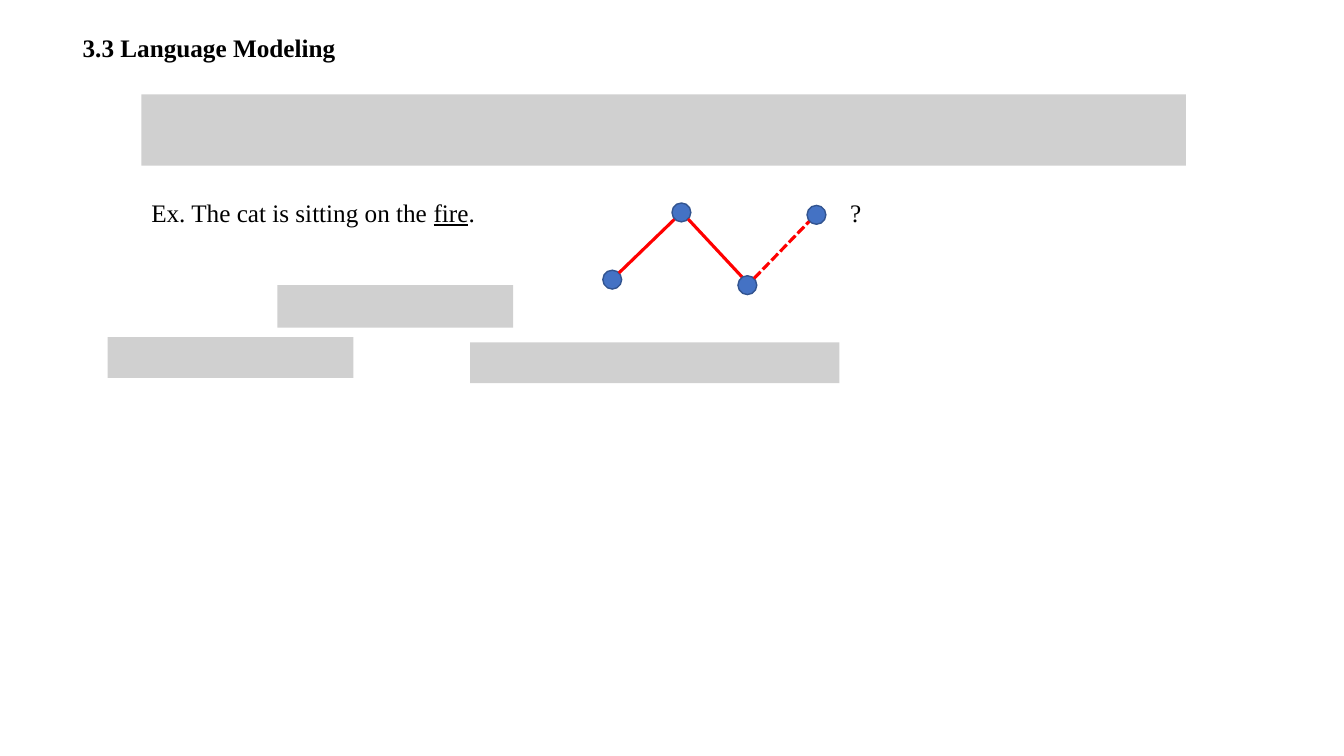
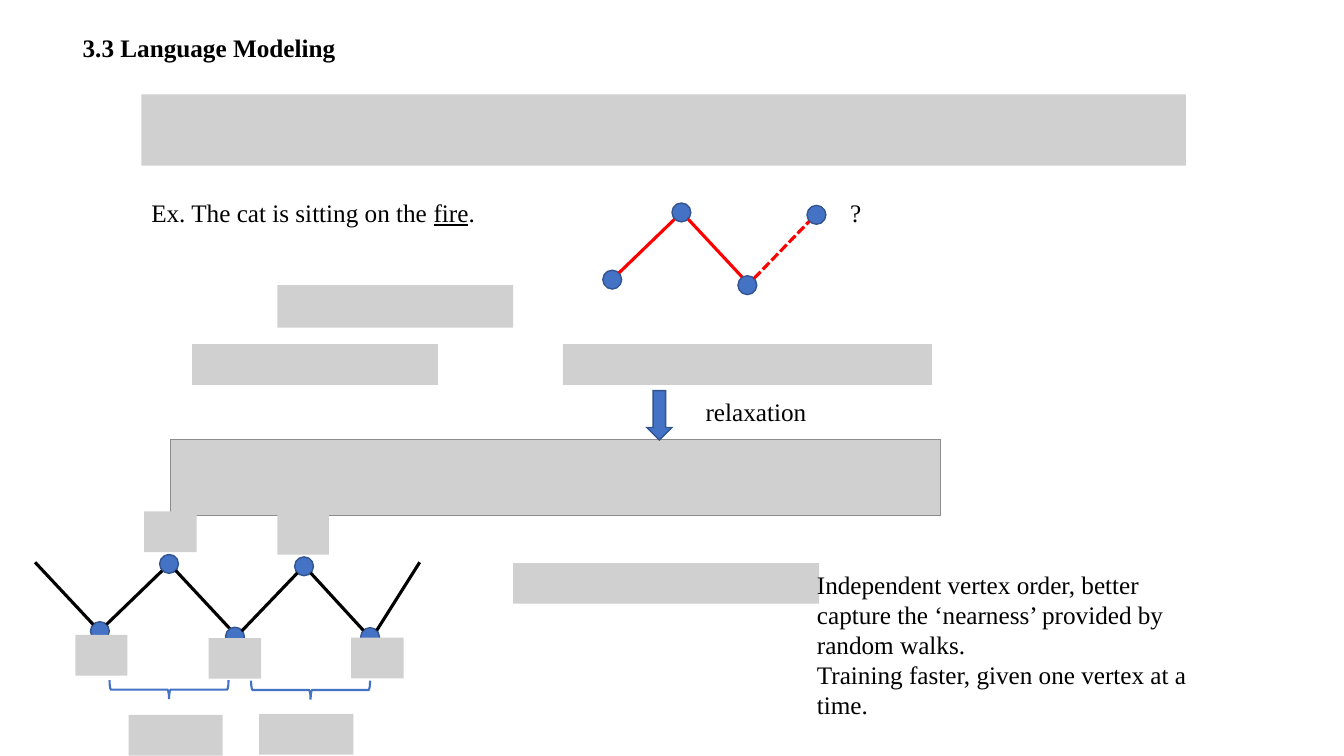
Before and after one commit to Tigerrr07/GNN-tiger, a slide deck: slide 4 of 1_deepwalk/deepwalk.pptx. Drawn at 1344x756 pixels with LibreOffice and Linux fonts; fonts in the diff are those of the drawing; grey boxes stand for pictures. Boxes give left, top, right and bottom in pixels: in the first picture for what was removed or moved away, otherwise in the second. Text is boxed around its words. In the diff, an @@ line names an element or a change of style, - is before the commit and + after.

```diff
--- a/1_deepwalk/deepwalk.pptx
+++ b/1_deepwalk/deepwalk.pptx
@@ picture: place and size @@
-picture at [108, 338, 354, 378]
+picture at [193, 344, 439, 384]
@@ picture: place and size @@
-picture at [470, 343, 839, 383]
+picture at [563, 344, 932, 384]
@@ down arrow added at [647, 391, 673, 441], fill #4472C4, outline #325491 1 pt @@
@@ text added at [706, 403, 807, 422], 18 pt, text #000000 @@
+relaxation
@@ picture added at [170, 440, 942, 516] @@
@@ picture added at [144, 511, 197, 552] @@
@@ picture added at [277, 514, 329, 555] @@
@@ line added from (93, 624) to (35, 563), #000000 2.25 pt @@
@@ ellipse added at [159, 555, 178, 574], fill #4472C4, outline #325491 1 pt @@
@@ ellipse added at [294, 557, 314, 576], fill #4472C4, outline #325491 1 pt @@
@@ line added from (377, 630) to (419, 563), #000000 2.25 pt @@
@@ picture added at [513, 564, 820, 604] @@
@@ line added from (107, 624) to (162, 571), #000000 2.25 pt @@
@@ line added from (231, 630) to (175, 571), #000000 2.25 pt @@
@@ line added from (242, 631) to (297, 573), #000000 2.25 pt @@
@@ line added from (364, 630) to (311, 573), #000000 2.25 pt @@
@@ text added at [817, 574, 1186, 715], 18 pt, text #000000 @@
+Independent vertex order, better capture the ‘nearness’ provided by random walks.
+Training faster, given one vertex at a time.
@@ ellipse added at [91, 622, 110, 641], fill #4472C4, outline #325491 1 pt @@
@@ ellipse added at [226, 627, 245, 646], fill #4472C4, outline #325491 1 pt @@
@@ ellipse added at [361, 628, 380, 647], fill #4472C4, outline #325491 1 pt @@
@@ picture added at [76, 635, 128, 676] @@
@@ picture added at [209, 638, 261, 679] @@
@@ picture added at [351, 638, 403, 679] @@
@@ left brace added at [109, 680, 228, 699], outline #4472C4 1.5 pt @@
@@ left brace added at [252, 681, 371, 700], outline #4472C4 1.5 pt @@
@@ picture added at [129, 715, 223, 755] @@
@@ picture added at [259, 714, 353, 754] @@
```
Also in this commit, not shown: 1 slide added, 1 slide removed, 1 other file.
